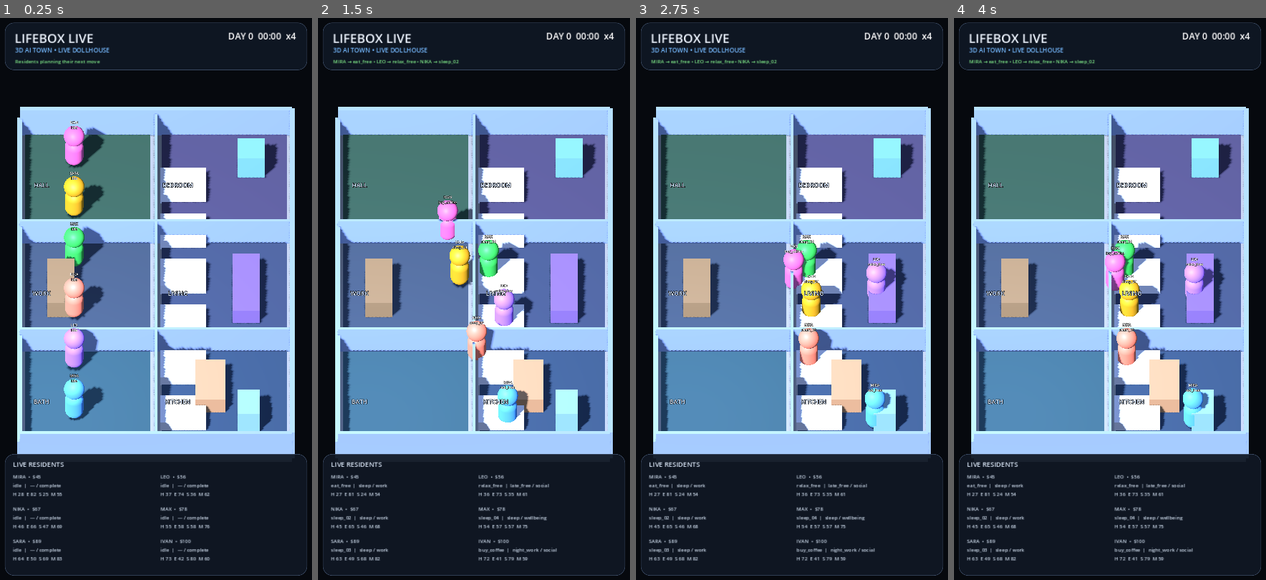
Above: before the commit, frames 1-4 (left to right).
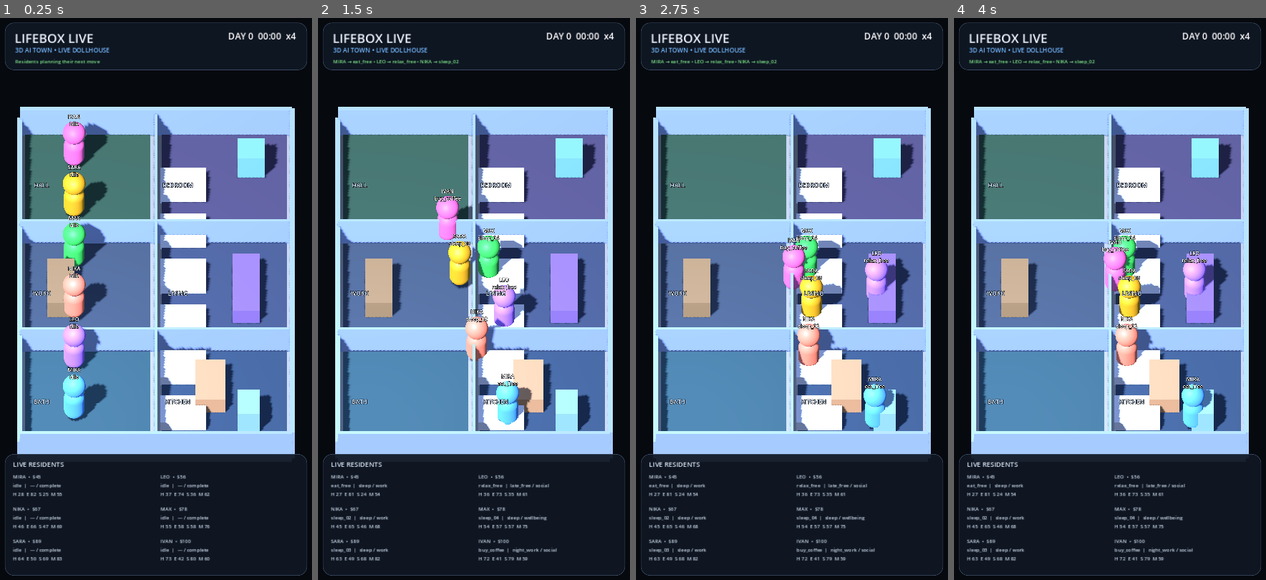
Above: after the commit, the same moments.

Repository: motomotoo2001-maker/lifebox-live
Game: Godot game, scene res://scenes/debug/live_3d_showcase.tscn
Two runs of this game, one before a commit and one after it. Both use one fixed random seed, a clock stepped at 60 frames per second and the inputs below. The project has no main scene, so this scene is started directly.
Inputs:
- Up to frame 1 (0.25 s): no input
- Up to frame 2 (1.5 s): no input
- Up to frame 3 (2.75 s): no input
- Up to frame 4 (4 s): tap Enter at 3.5 s

The runs differ from the first frame. In frame 1, 1.9% of the frame differs, in the area x 20-36%, y 17-72%; in frame 2, 1.8%; in frame 3, 1.7%; in frame 4, 1.7%.

Commit message:
feat: improve resident placeholder readability

Diff:
--- a/scenes/characters/resident_actor_3d.tscn
+++ b/scenes/characters/resident_actor_3d.tscn
@@ -3,12 +3,12 @@
 [ext_resource type="Script" path="res://scripts/presentation/characters/resident_actor_3d.gd" id="1_script"]
 
 [sub_resource type="CapsuleMesh" id="CapsuleMesh_body"]
-radius = 0.34
-height = 1.2
+radius = 0.38
+height = 1.32
 
 [sub_resource type="SphereMesh" id="SphereMesh_head"]
-radius = 0.38
-height = 0.76
+radius = 0.42
+height = 0.84
 
 [node name="ResidentActor3D" type="CharacterBody3D"]
 script = ExtResource("1_script")
@@ -21,19 +21,19 @@
 [node name="VisualRoot" type="Node3D" parent="."]
 
 [node name="Body" type="MeshInstance3D" parent="VisualRoot"]
-position = Vector3(0, 0.72, 0)
+position = Vector3(0, 0.78, 0)
 mesh = SubResource("CapsuleMesh_body")
 cast_shadow = 1
 
 [node name="Head" type="MeshInstance3D" parent="VisualRoot"]
-position = Vector3(0, 1.55, 0)
+position = Vector3(0, 1.72, 0)
 mesh = SubResource("SphereMesh_head")
 cast_shadow = 1
 
 [node name="NameLabel" type="Label3D" parent="VisualRoot"]
-position = Vector3(0, 2.15, 0)
+position = Vector3(0, 2.42, 0)
 text = "RESIDENT"
-font_size = 26
-outline_size = 6
+font_size = 38
+outline_size = 9
 billboard = 1
 no_depth_test = true
